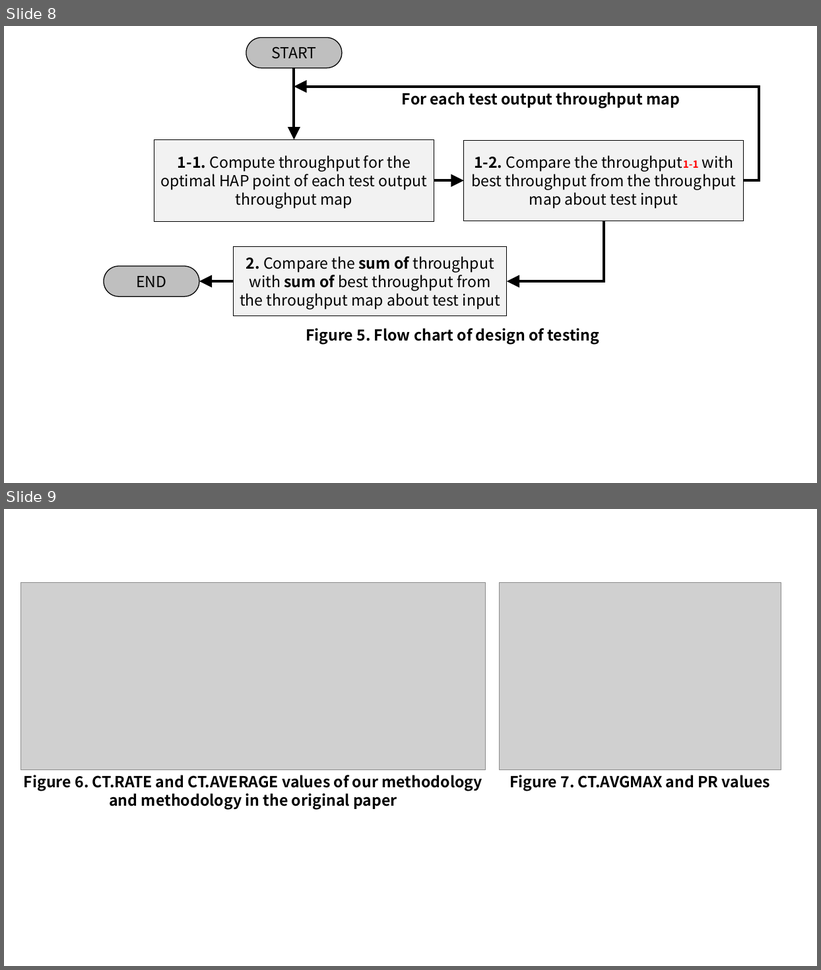
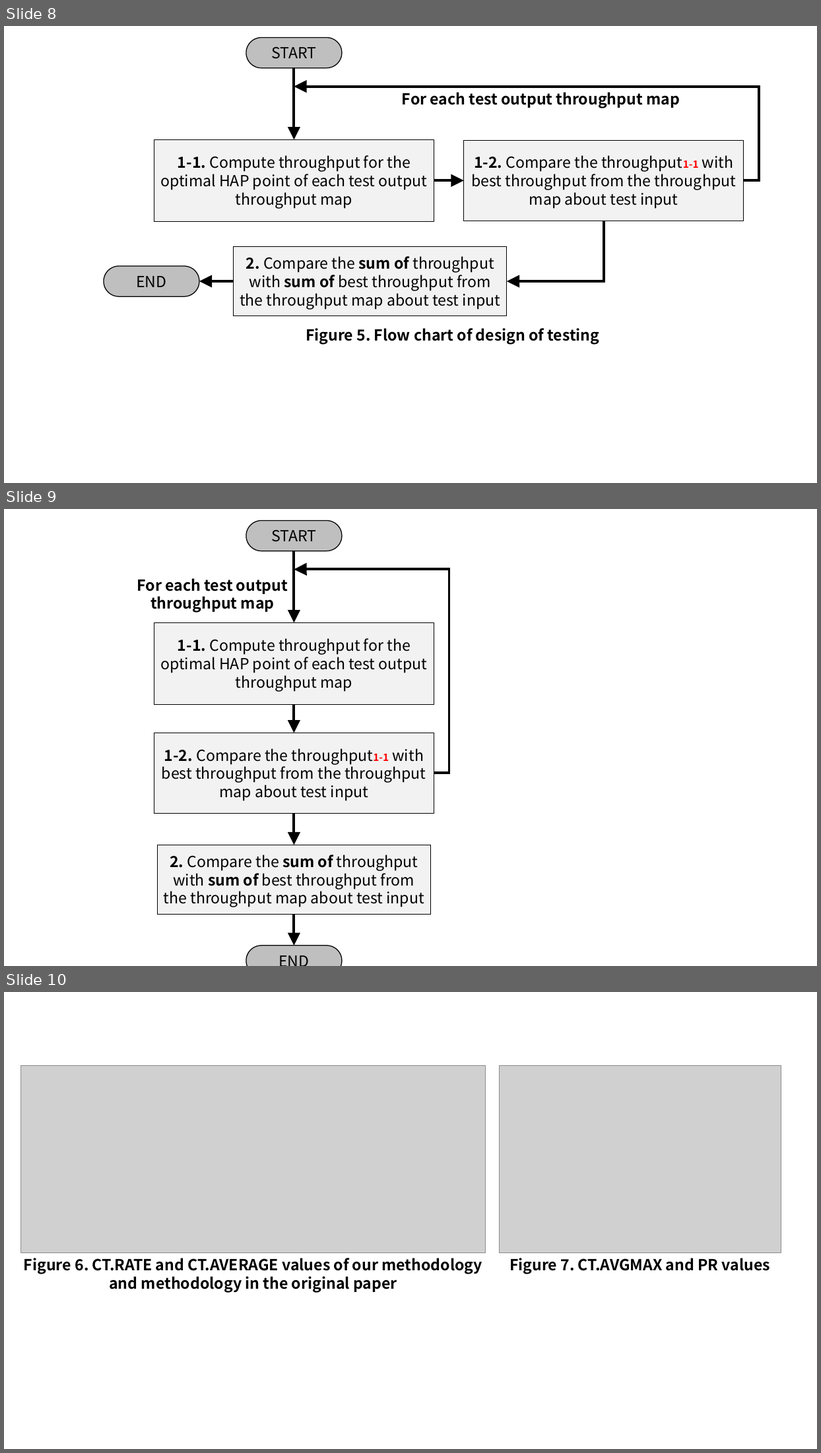
Before and after one commit to WannaBeSuperteur/2020, a slide deck: WPCN/for_final_paper.pptx. Shown one above the other, each under a label of ours: slides 8 and 9 before the commit, slides 8, 9 and 10 after it. The pictures are 821x970 and 821x1453 pixels, drawn with LibreOffice and Linux fonts; fonts in the diff are those of the drawing; grey boxes stand for pictures. Boxes give left, top, right and bottom in pixels: in the first picture for what was removed or moved away, otherwise in the second. Text is boxed around its words. In the diff, an @@ line names an element or a change of style, - is before the commit and + after.

Commit message:
update: FINISH

```diff
--- a/WPCN/for_final_paper.pptx
+++ b/WPCN/for_final_paper.pptx
@@ slide 9 added at [4,509,817,966], background #FFFFFF @@
@@ rounded rectangle added at [246,521,342,551], fill #BFBFBF, outline #000000 1 pt, 18 pt, text #000000 @@
+START
@@ arrow added from (294, 551) to (294, 623), #000000 3 pt @@
@@ text added at [137,578,288,613], 18 pt, text #000000, bold @@
+For each test output
+throughput map
@@ elbow arrow added from (434, 773) to (294, 569), #000000 3 pt @@
@@ rectangle added at [154,623,434,704], fill #F2F2F2, outline #000000 1 pt, 18 pt, text #000000 @@
+1-1. Compute throughput for the optimal HAP point of each test output throughput map
@@ arrow added from (294, 705) to (294, 733), #000000 3 pt @@
@@ rectangle added at [154,733,434,813], fill #F2F2F2, outline #000000 1 pt, 18 pt, text #000000 @@
+1-2. Compare the throughput1-1 with best throughput from the throughput map about test input
@@ arrow added from (294, 814) to (294, 845), #000000 3 pt @@
@@ rectangle added at [157,845,430,915], fill #F2F2F2, outline #000000 1 pt, 18 pt, text #000000 @@
+2. Compare the sum of throughput with sum of best throughput from the throughput map about test input
@@ arrow added from (294, 915) to (294, 946), #000000 3 pt @@
@@ rounded rectangle added at [246,946,342,966], fill #BFBFBF, outline #000000 1 pt, 18 pt, text #000000 @@
+END
@@ what was slide 9 is now slide 10 @@
```
